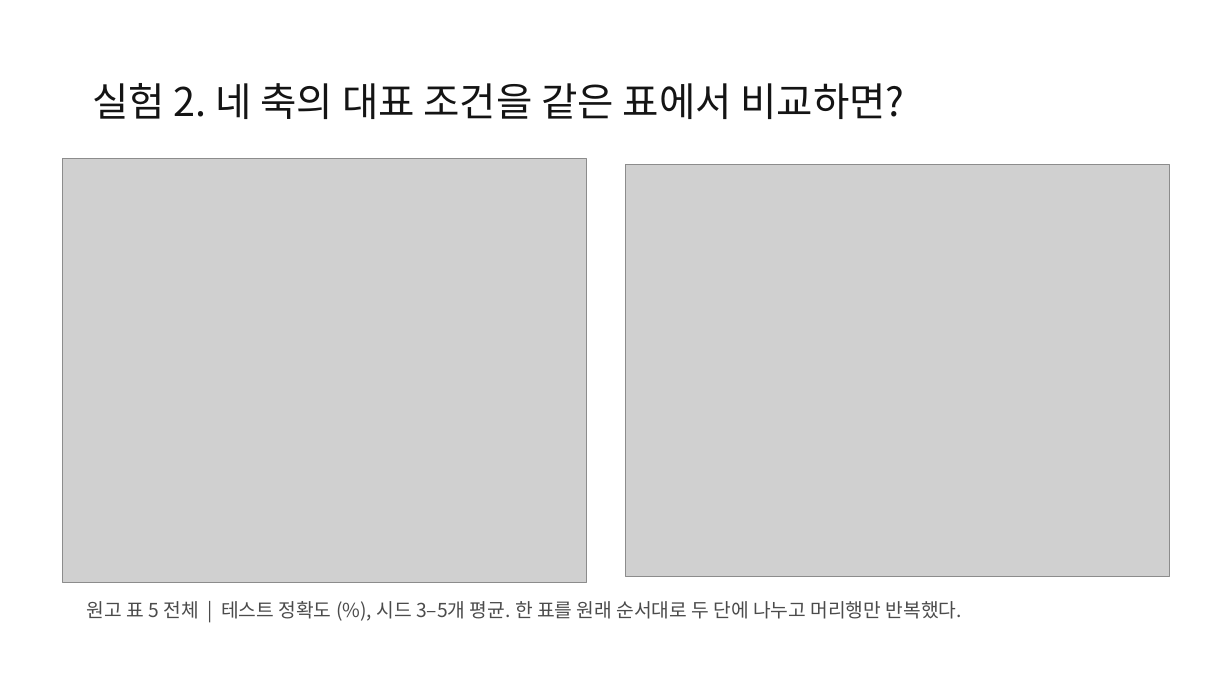
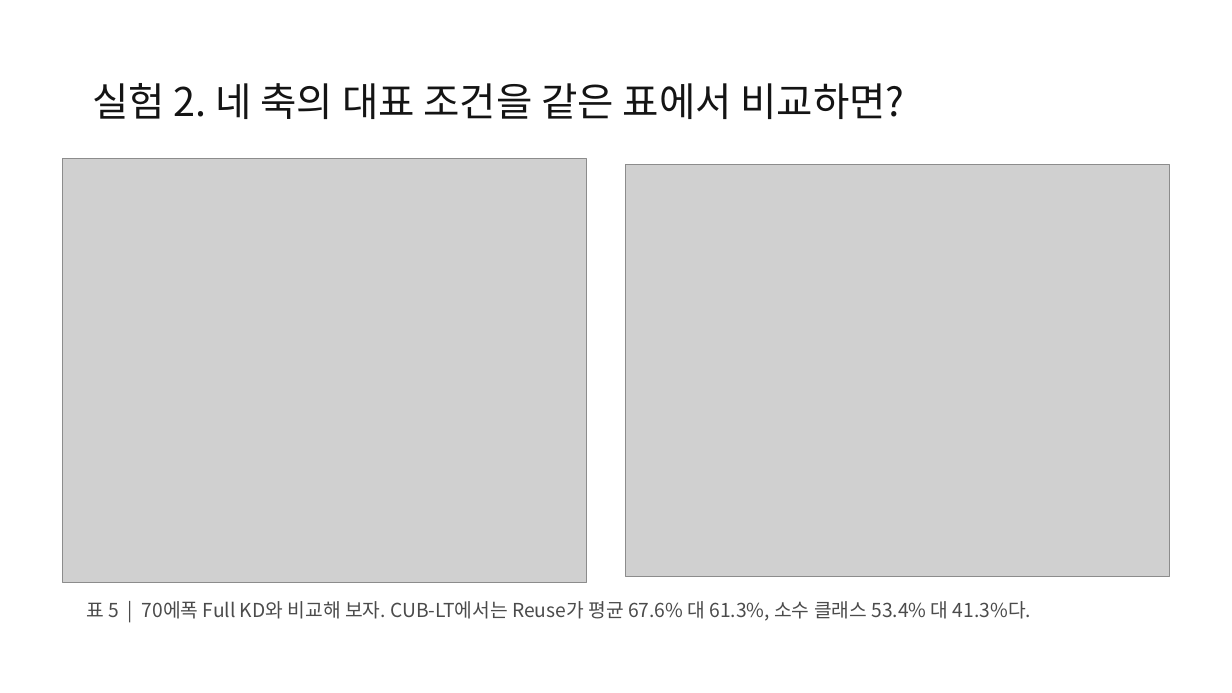
Before and after one commit to jeehoo0507/Efficient-KD-for-Vision, a slide deck: slide 9 of presentations/vision-kd-seminar/EKD-seminar.pptx. Drawn at 1232x693 pixels with LibreOffice and Linux fonts; fonts in the diff are those of the drawing; grey boxes stand for pictures. Boxes give left, top, right and bottom in pixels: in the first picture for what was removed or moved away, otherwise in the second. Text is boxed around its words. In the diff, an @@ line names an element or a change of style, - is before the commit and + after.

```diff
--- a/presentations/vision-kd-seminar/EKD-seminar.pptx
+++ b/presentations/vision-kd-seminar/EKD-seminar.pptx
@@ text at <box>87,601,1031,621</box>: text changed @@
-원고 표 5 전체 | 테스트 정확도 (%), 시드 3–5개 평균. 한 표를 원래 순서대로 두 단에 나누고 머리행만 반복했다.
+표 5 | 70에폭 Full KD와 비교해 보자. CUB-LT에서는 Reuse가 평균 67.6% 대 61.3%, 소수 클래스 53.4% 대 41.3%다.
```
Also in this commit, not shown: 4 other slides changed, 3 slides added, 14 other files.
